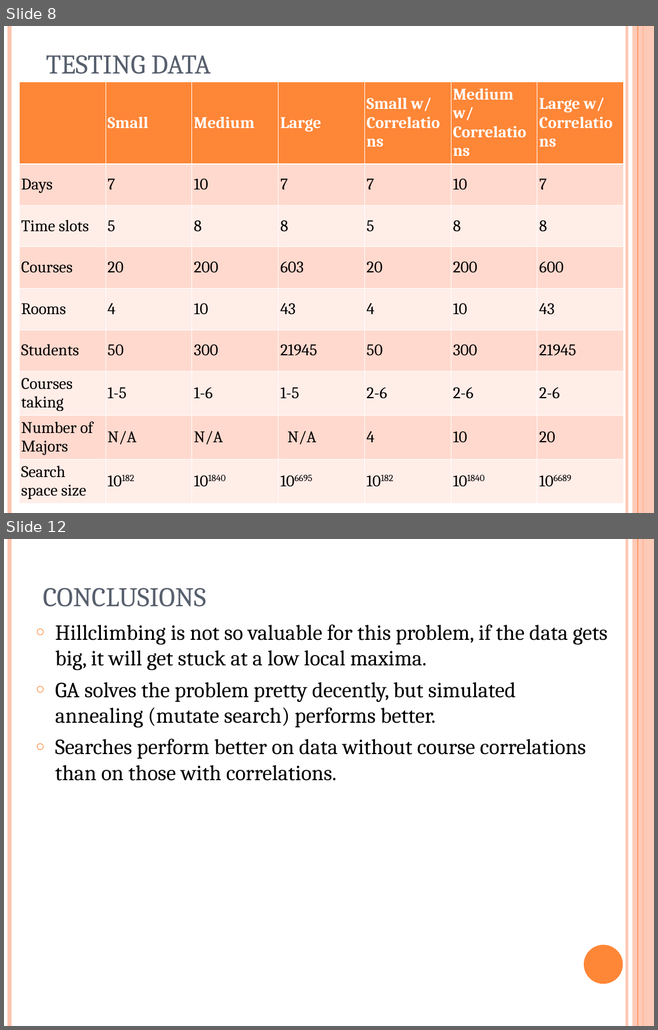
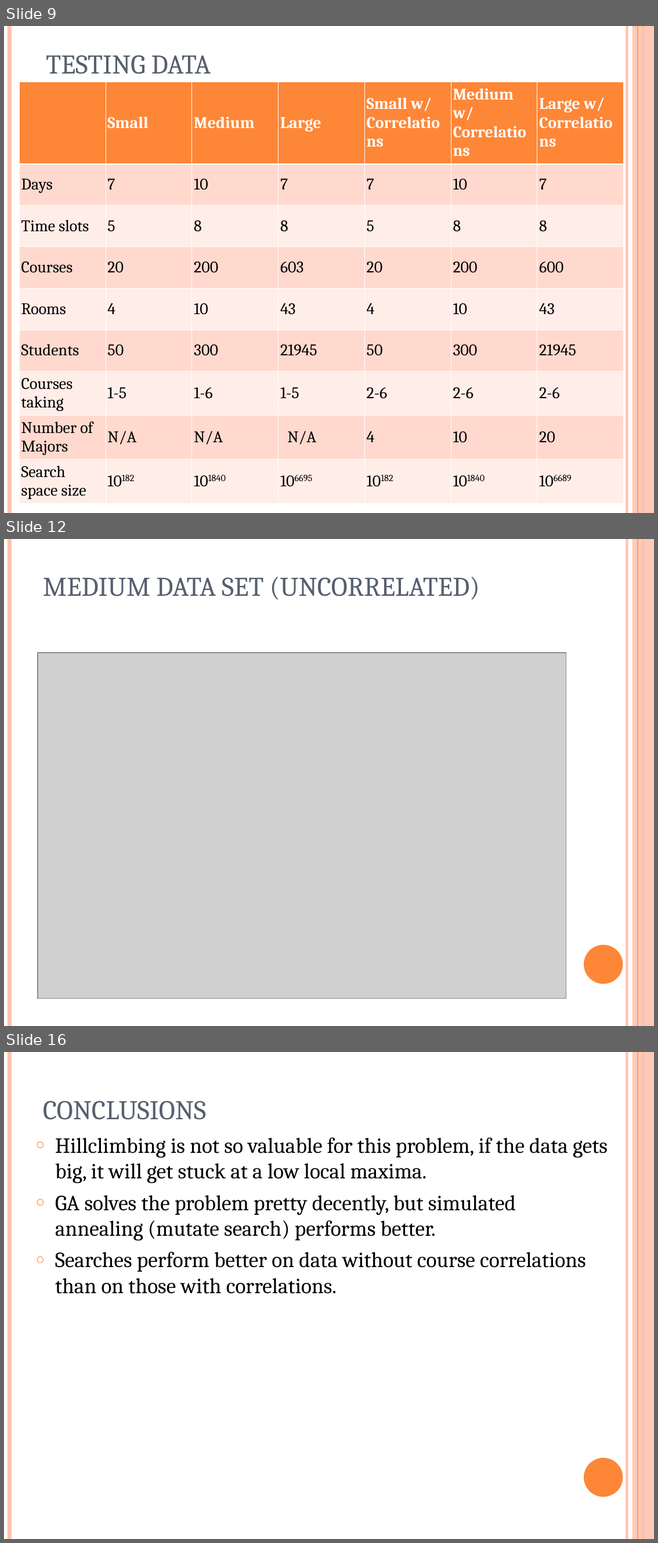
Before and after one commit to akokcam/csc384-genetic-algorithms-project, a slide deck: GA_TestBench/Data Files/presentation.ppt. Shown one above the other, each under a label of ours: slides 8 and 12 before the commit, slides 9, 12 and 16 after it; the slides between them are not shown. The pictures are 658x1030 and 658x1543 pixels, drawn with LibreOffice and Linux fonts; fonts in the diff are those of the drawing; grey boxes stand for pictures. Boxes give left, top, right and bottom in pixels: in the first picture for what was removed or moved away, otherwise in the second. Text is boxed around its words. In the diff, an @@ line names an element or a change of style, - is before the commit and + after.

```diff
--- a/GA_TestBench/Data Files/presentation.ppt
+++ b/GA_TestBench/Data Files/presentation.ppt
@@ slide 12 added at box(4, 539, 654, 1026), background #FFFFFF; not listed: 6 template elements that a slide beside it also shows @@
@@ title added at box(43, 577, 480, 600), 30 pt, text #575F6D @@
+MEDIUM DATA SET (UNCORRELATED)
@@ picture added at box(38, 653, 566, 999) @@
@@ what was slide 8 is now slide 9 @@
@@ what was slide 12 is now slide 16 @@
```
Also in this commit, not shown: 1 slide changed, 6 other slides added, 3 slides removed, 3 other files.
